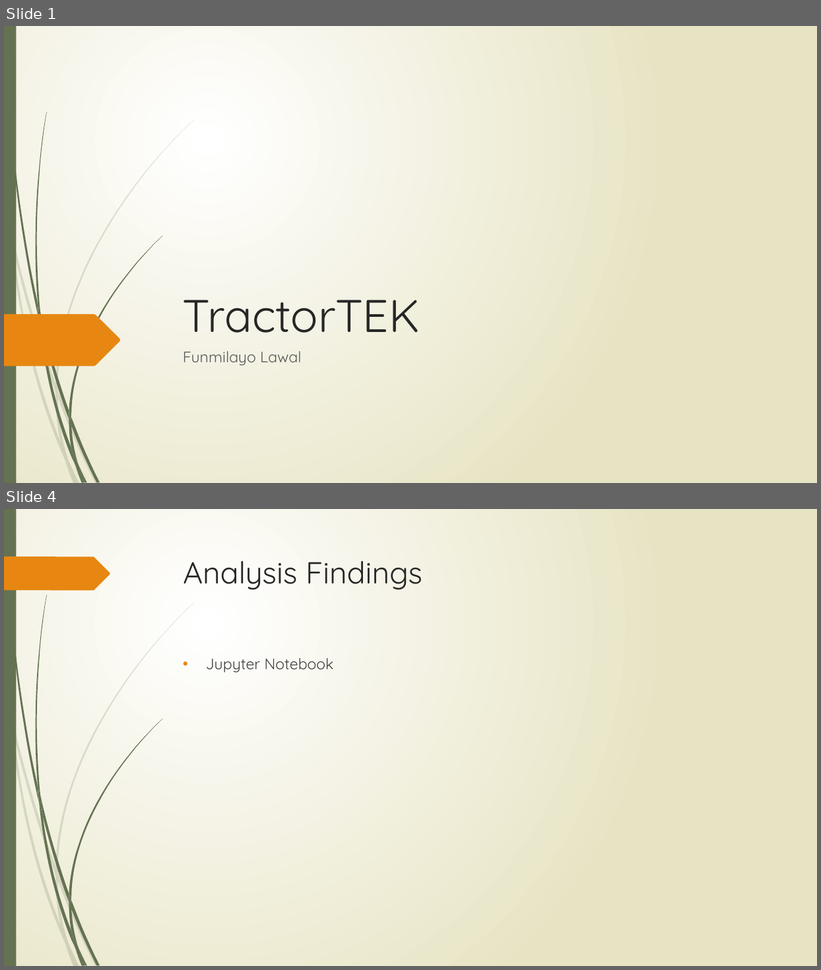
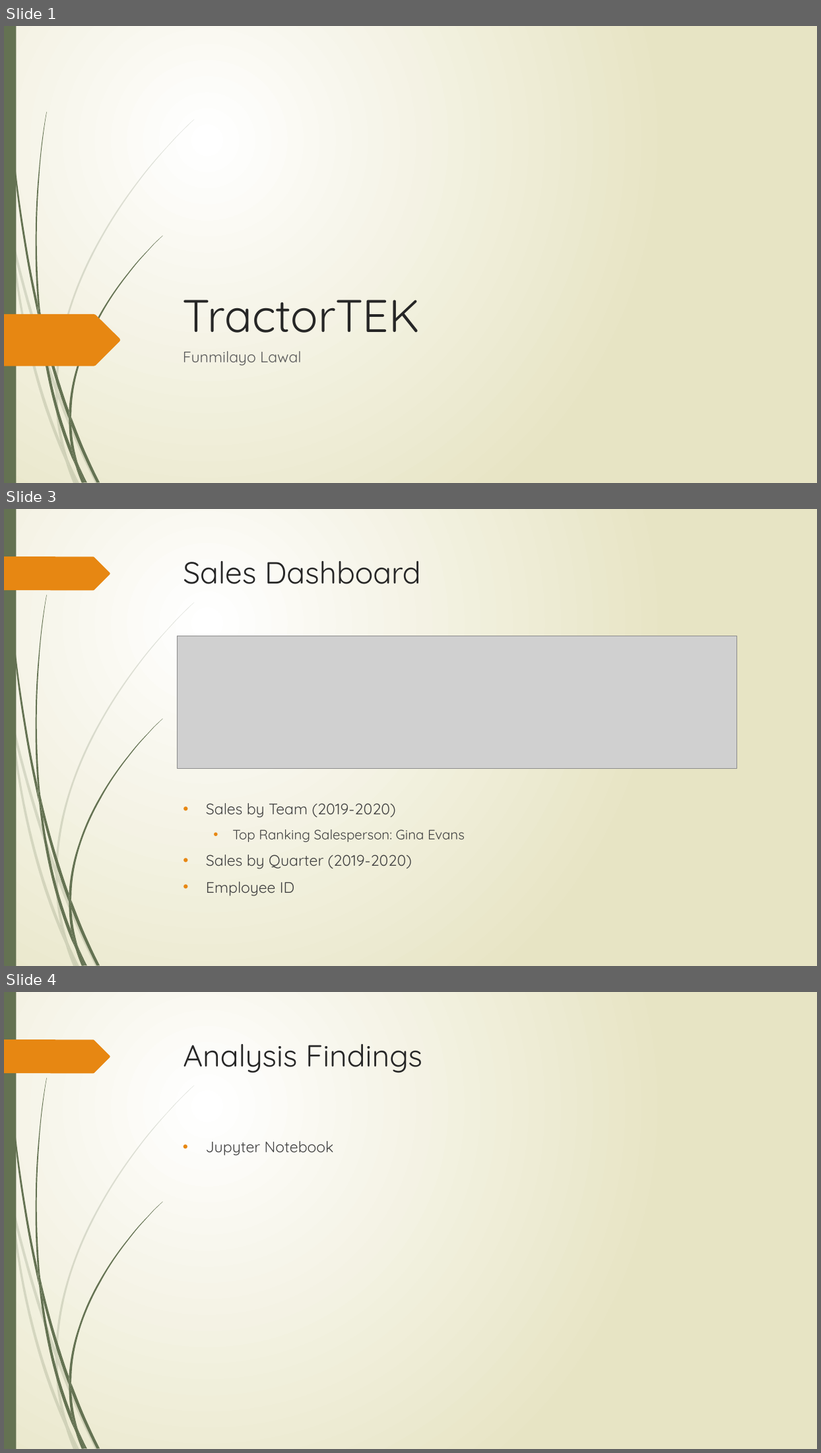
Before and after one commit to lawalf/Tek_Capstone1, a slide deck: TractorTEK_Presentation.pptx. Shown one above the other, each under a label of ours: slides 1 and 4 before the commit, slides 1, 3 and 4 after it; the slides between them are not shown. The pictures are 821x970 and 821x1453 pixels, drawn with LibreOffice and Linux fonts; fonts in the diff are those of the drawing; grey boxes stand for pictures. Boxes give left, top, right and bottom in pixels: in the first picture for what was removed or moved away, otherwise in the second. Text is boxed around its words. In the diff, an @@ line names an element or a change of style, - is before the commit and + after.

```diff
--- a/TractorTEK_Presentation.pptx
+++ b/TractorTEK_Presentation.pptx
@@ slide 3 added at [4, 509, 817, 966], background gradient #FFFFFF to #E8E6C4; not listed: 24 template elements that a slide beside it also shows @@
@@ title added at [183, 561, 421, 584], 36 pt, text #262626 @@
+Sales Dashboard
@@ picture added at [177, 636, 737, 768] @@
@@ text added at [206, 803, 465, 896], 18 pt, text #404040 @@
+• Sales by Team (2019-2020)
+  • Top Ranking Salesperson: Gina Evans
+• Sales by Quarter (2019-2020)
+• Employee ID
```
Also in this commit, not shown: 1 slide changed, 1 slide removed, 3 other files.
